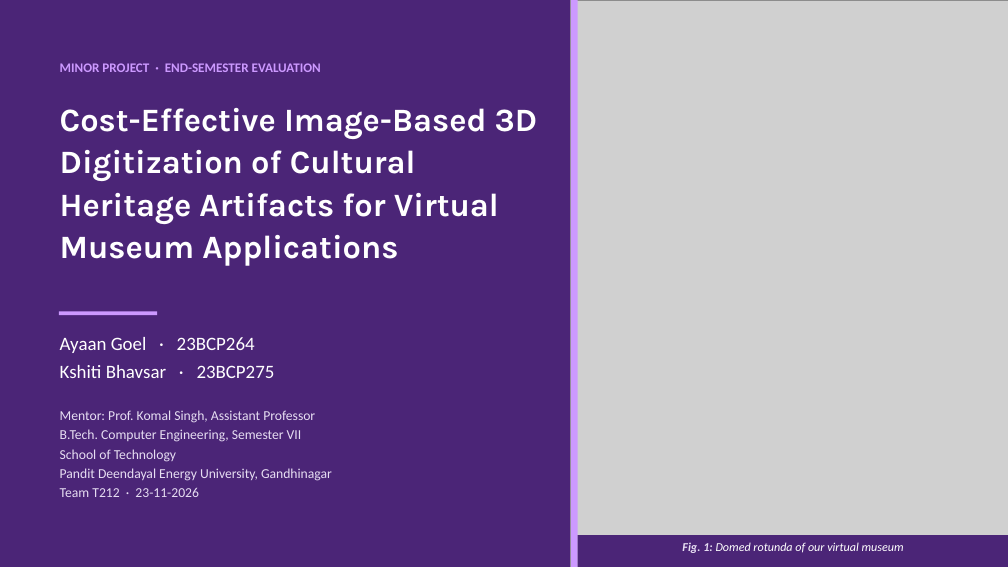
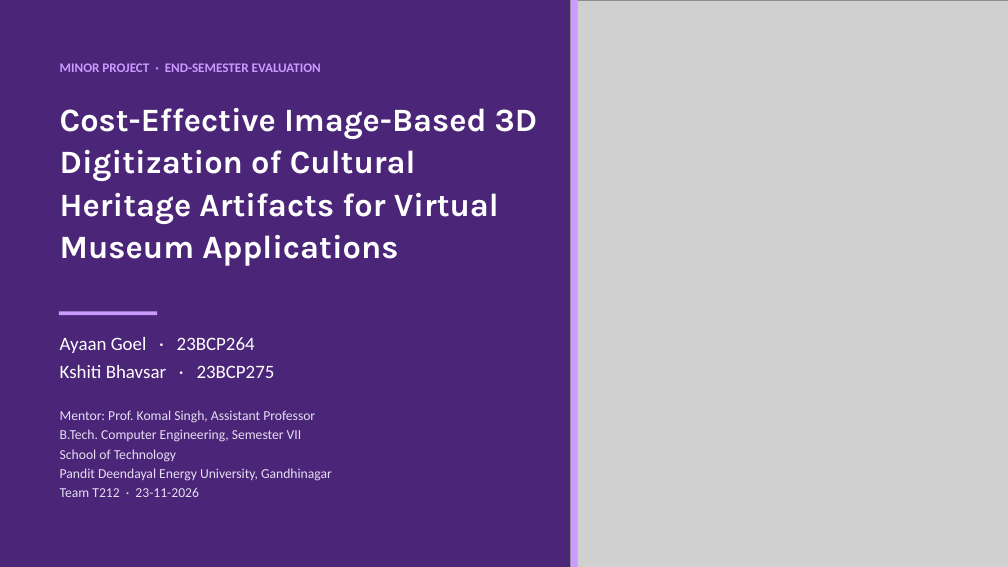
Before and after one commit to ayaan-goel/heritage3d, a slide deck: slide 1 of Deliverables/Presentation/heritage3d_Presentation_v2.pptx. Drawn at 1008x567 pixels with LibreOffice and Linux fonts; fonts in the diff are those of the drawing; grey boxes stand for pictures. Boxes give left, top, right and bottom in pixels: in the first picture for what was removed or moved away, otherwise in the second. Text is boxed around its words. In the diff, an @@ line names an element or a change of style, - is before the commit and + after.

```diff
--- a/Deliverables/Presentation/heritage3d_Presentation_v2.pptx
+++ b/Deliverables/Presentation/heritage3d_Presentation_v2.pptx
@@ rectangle removed at box(578, 535, 1008, 567) @@
@@ text removed at box(682, 542, 904, 553) @@
-Fig. 1: Domed rotunda of our virtual museum
```
Also in this commit, not shown: 1 other slide changed, 1 other file.
